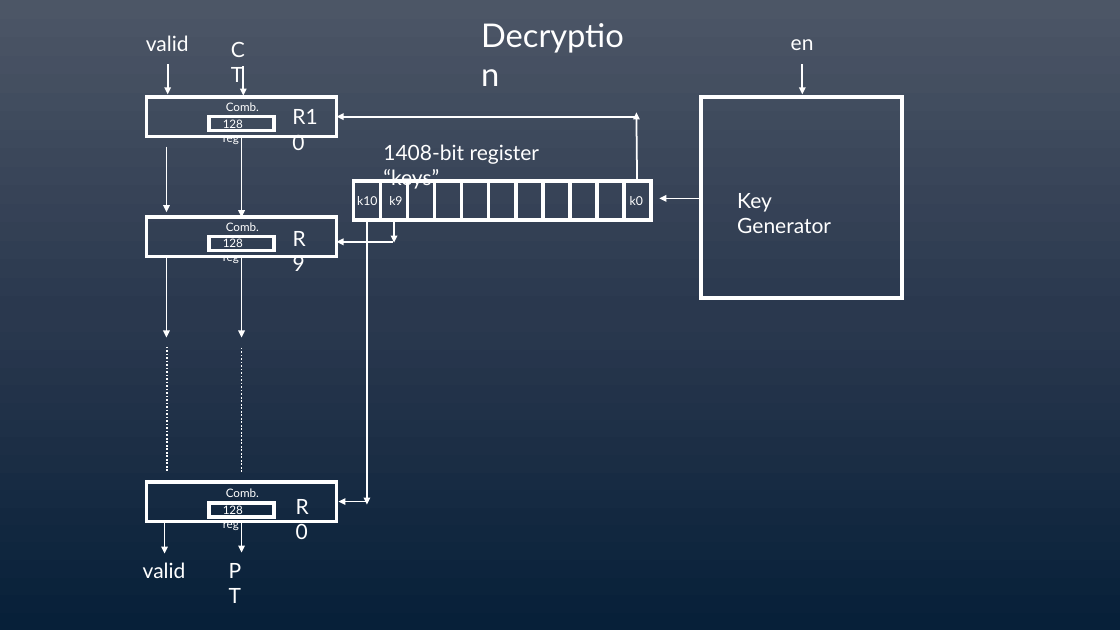
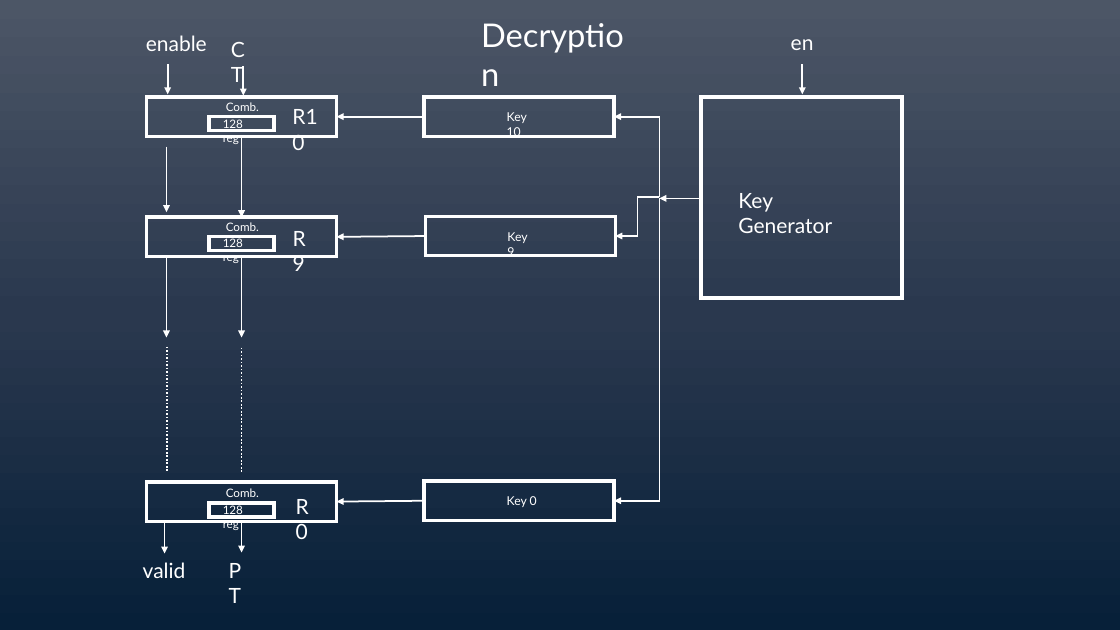
Before and after one commit to AbdulrahmanShokier/AES-128-256, a slide deck: slide 3 of Pipelined/Waveforms/block digram.pptx. Drawn at 1120x630 pixels with LibreOffice and Linux fonts; fonts in the diff are those of the drawing. Boxes give left, top, right and bottom in pixels: in the first picture for what was removed or moved away, otherwise in the second. Text is boxed around its words. In the diff, an @@ line names an element or a change of style, - is before the commit and + after.

```diff
--- a/Pipelined/Waveforms/block digram.pptx
+++ b/Pipelined/Waveforms/block digram.pptx
@@ text at (x1=146, y1=35, x2=207, y2=51): text changed @@
-valid
+enable
@@ arrow moved from (637, 117) - (337, 117) to (424, 117) - (337, 117) @@
@@ rectangle resized from (x1=516, y1=181, x2=543, y2=220) to (x1=424, y1=97, x2=614, y2=136) @@
@@ text added at (x1=507, y1=112, x2=527, y2=138), 10.5 pt, text #FFFFFF @@
+Key 10
@@ elbow arrow added from (660, 197) to (614, 117), #FFFFFF 1.5 pt @@
@@ arrow removed from (637, 181) to (637, 113) @@
@@ text removed at (x1=383, y1=144, x2=540, y2=190) @@
-1408-bit register “keys”
@@ rectangle removed at (x1=354, y1=181, x2=381, y2=220) @@
@@ text removed at (x1=357, y1=196, x2=377, y2=205) @@
-k10
@@ rectangle removed at (x1=381, y1=181, x2=408, y2=220) @@
@@ text removed at (x1=389, y1=196, x2=402, y2=205) @@
-k9
@@ rectangle removed at (x1=408, y1=181, x2=434, y2=220) @@
@@ rectangle removed at (x1=434, y1=181, x2=461, y2=220) @@
@@ rectangle removed at (x1=462, y1=181, x2=489, y2=220) @@
@@ rectangle removed at (x1=489, y1=181, x2=516, y2=220) @@
@@ rectangle removed at (x1=543, y1=181, x2=570, y2=220) @@
@@ rectangle removed at (x1=570, y1=181, x2=597, y2=220) @@
@@ rectangle removed at (x1=597, y1=181, x2=623, y2=220) @@
@@ elbow arrow added from (660, 198) to (614, 501), #FFFFFF 1.5 pt @@
@@ elbow arrow added from (660, 197) to (616, 236), #FFFFFF 1.5 pt @@
@@ rectangle removed at (x1=624, y1=181, x2=651, y2=220) @@
@@ text removed at (x1=630, y1=196, x2=643, y2=205) @@
-k0
@@ arrow moved from (393, 242) - (337, 242) to (425, 236) - (337, 237) @@
@@ arrow removed from (367, 220) to (367, 505) @@
@@ arrow removed from (394, 219) to (394, 243) @@
@@ rectangle resized from (x1=354, y1=181, x2=651, y2=220) to (x1=425, y1=217, x2=615, y2=256) @@
@@ text added at (x1=507, y1=232, x2=527, y2=257), 10.5 pt, text #FFFFFF @@
+Key 9
@@ arrow moved from (367, 502) - (339, 502) to (424, 501) - (337, 502) @@
@@ rectangle added at (x1=424, y1=481, x2=614, y2=521), outline #FFFFFF 3 pt @@
@@ text added at (x1=507, y1=496, x2=537, y2=507), 10.5 pt, text #FFFFFF @@
+Key 0
```
Also in this commit, not shown: 3 other slides changed, 1 slide added, 4 other files.
